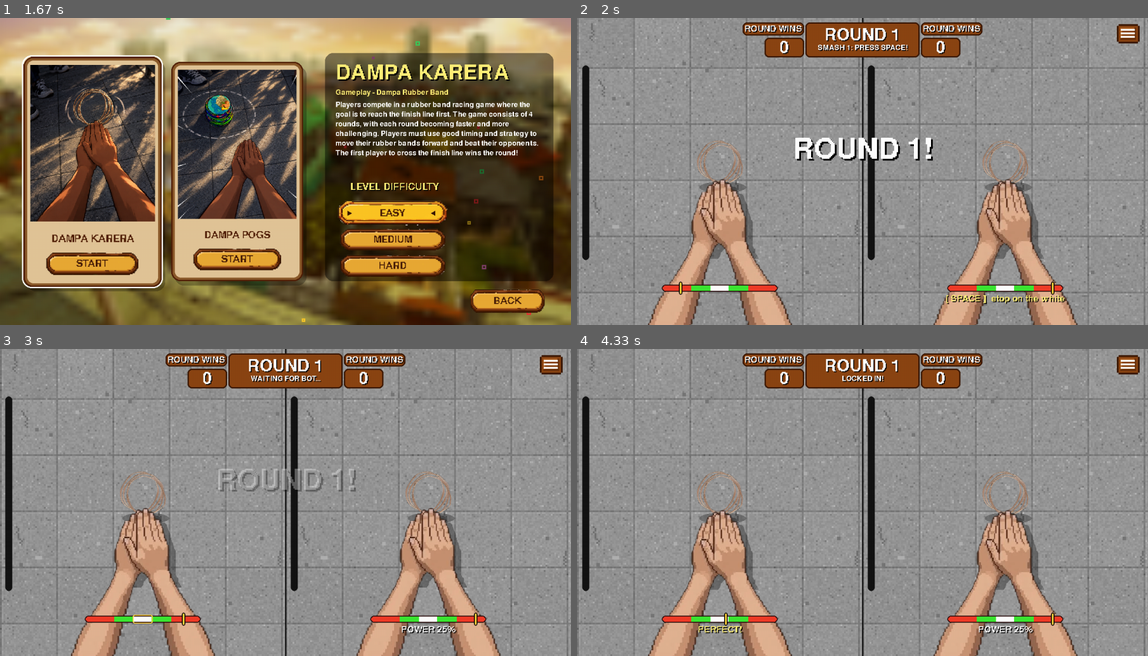
Above: before the commit, frames 1-4 (two rows, left to right).
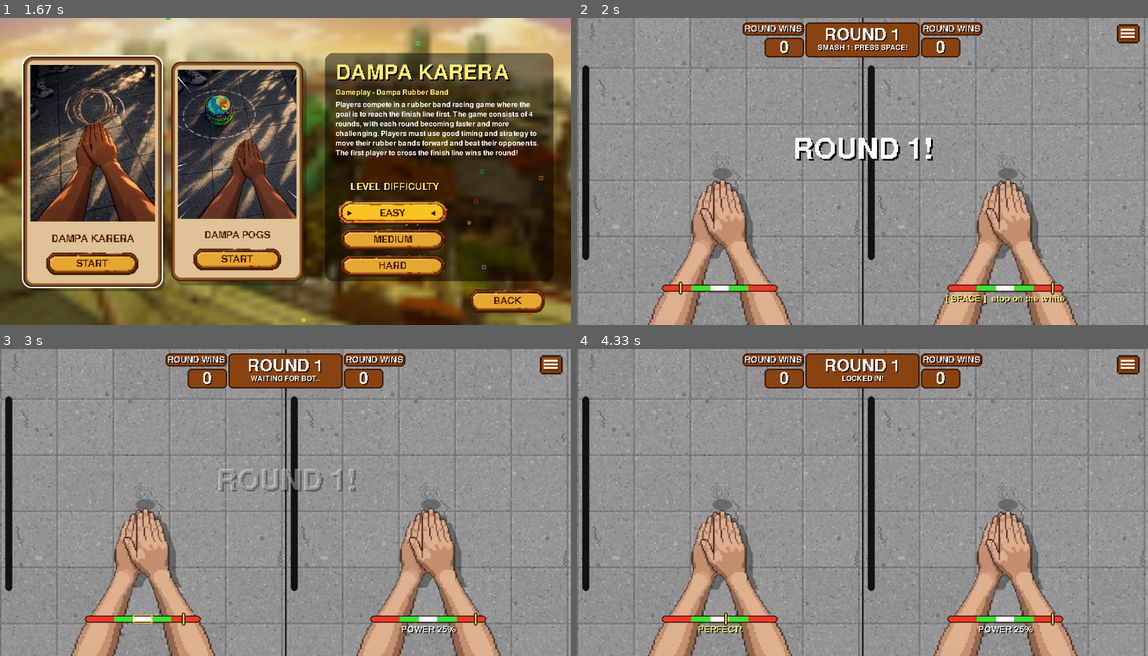
Above: after the commit, the same moments.

Repository: MargelFernandezR/dampa
Game: pygame game, started from Main.py
The game is run twice, just before and just after one commit, with the same random seed, the same clock (stepped at 60 frames per second) and the same inputs.
Inputs (mouse positions are in pixels of both pictures, inside the frame that each line leads up to):
- Up to frame 1 (1.67 s): click (285, 171) at 0.38 s; click (342, 239) at 0.72 s; click "START" at 1.05 s; click "EASY" at 1.38 s
- Up to frame 2 (2 s): click "START" at 1.72 s
- Up to frame 3 (3 s): tap Space at 2 s; tap Esc at 2.33 s; click "CONTINUE" at 2.72 s
- Up to frame 4 (4.33 s): no input

Frame 1 is identical in both runs. In frame 2, 0.9% of the frame differs, in the area x 21-80%, y 39-57%; in frame 3, 0.8%; in frame 4, 0.9%.

Commit message:
Updated Main.py and Testing.py with BGM fix and UI changes

Diff:
--- a/Main.py
+++ b/Main.py
@@ -245,7 +245,7 @@
     pygame.draw.rect(s, (60, 55, 60), (0, h - 30, w, 30))
     for lx in range(0, w, 16):
         pygame.draw.rect(s, (240, 220, 140), (lx, h - 14, 8, 2))
-    return pygame.transform.scale(s, (WIDTH, HEIGHT))
+    return pygame.transform.scale(s, (WIDTH, HEIGHT)).convert()
 
 
 _bg = load_image("PIXELBGPH.png", alpha=False)
@@ -293,10 +293,14 @@
 
 def make_band_pile(ring):
     """turn ONE rubber band picture into a little pile of bands"""
-    ring = scaled_to_width(ring, 90)
+    # Pinaliit mula 90 papuntang 65
+    ring = scaled_to_width(ring, 30)
+
     if BAND_PILE <= 1:
         return ring
-    pile = pygame.Surface((ring.get_width() + 80, ring.get_height() + 80), pygame.SRCALPHA)
+
+    # Binawasan ang padding mula 80 papuntang 50
+    pile = pygame.Surface((ring.get_width() + 50, ring.get_height() + 50), pygame.SRCALPHA)
     rnd = random.Random(4)
     for i in range(BAND_PILE):
         r = pygame.transform.rotozoom(ring, rnd.randint(-40, 40) + i * 15, 1.0)
@@ -367,7 +371,7 @@
             px += rnd.choice((-1, 0, 1))
             py += 1
     surf = pygame.transform.scale(small, (sw * P, sh * P))
-    return surf.subsurface((0, 0, HALF, h)).copy()
+    return surf.subsurface((0, 0, HALF, h)).copy().convert()
 
 
 def make_hands():
@@ -410,7 +414,9 @@
 HANDS_H = HANDS_TOP_IMG.get_height() + HANDS_ARMS_IMG.get_height()
 HANDS_TOP = HEIGHT + 10 - HANDS_H      # the arms end just below the bottom edge of the screen
 BANDS = make_bands()
-BAND_ICON = scaled_to_width(BANDS, 44)
+
+
+
 BAND_SHADOW = pygame.Surface((BANDS.get_width(), 26), pygame.SRCALPHA)
 pygame.draw.ellipse(BAND_SHADOW, (0, 0, 0, 70), BAND_SHADOW.get_rect())
 SPEED_LINE = pygame.Surface((3, 46), pygame.SRCALPHA)
--- a/Testing.py
+++ b/Testing.py
@@ -24,13 +24,23 @@
 click_sound = pygame.mixer.Sound("button-click.mp3")
 click_sound.set_volume(0.5)
 
-# HOME PAGE BACKGROUND MUSIC
-try:
-    pygame.mixer.music.load("Game_BGM.mp3")
-    pygame.mixer.music.set_volume(0.10)
-    pygame.mixer.music.play(-1)
-except pygame.error as e:
-    print("Could not load background music:", e)
+# BACKGROUND MUSIC SWITCHER
+def play_bgm(track):
+    try:
+        if track == "menu":
+            pygame.mixer.music.load("Game_BGM.mp3")
+        elif track == "karera":
+            pygame.mixer.music.load("GameMode1_BGM.mp3")
+        elif track == "pogs":
+            pygame.mixer.music.load("BGM2.mp3")
+
+        pygame.mixer.music.set_volume(0.10)
+        pygame.mixer.music.play(-1) # -1 means loop forever
+    except pygame.error as e:
+        print(f"Could not load BGM '{track}':", e)
+
+# HOME PAGE BACKGROUND MUSIC (Start with menu music)
+play_bgm("menu")
 WIDTH, HEIGHT = 1300, 700
 HALF = WIDTH // 2
 WIN = pygame.display.set_mode((WIDTH, HEIGHT))
@@ -158,9 +168,12 @@
 
 
 def play(name):
-    s = SOUNDS.get(name)
-    if s:
-        s.play()
+    if name == "click":
+        click_sound.play() # 👈 Gumamit ng button-click.mp3
+    else:
+        s = SOUNDS.get(name)
+        if s:
+            s.play()
 
 
 # =====================================================================
@@ -259,7 +272,7 @@
     pygame.draw.rect(s, (60, 55, 60), (0, h - 30, w, 30))
     for lx in range(0, w, 16):
         pygame.draw.rect(s, (240, 220, 140), (lx, h - 14, 8, 2))
-    return pygame.transform.scale(s, (WIDTH, HEIGHT))
+    return pygame.transform.scale(s, (WIDTH, HEIGHT)).convert()
 
 
 _bg = load_image("PIXELBGPH.png", alpha=False)
@@ -307,10 +320,14 @@
 
 def make_band_pile(ring):
     """turn ONE rubber band picture into a little pile of bands"""
-    ring = scaled_to_width(ring, 90)
+    # Pinaliit mula 90 papuntang 65
+    ring = scaled_to_width(ring, 60)
+
     if BAND_PILE <= 1:
         return ring
-    pile = pygame.Surface((ring.get_width() + 80, ring.get_height() + 80), pygame.SRCALPHA)
+
+    # Binawasan ang padding mula 80 papuntang 50
+    pile = pygame.Surface((ring.get_width() + 50, ring.get_height() + 50), pygame.SRCALPHA)
     rnd = random.Random(4)
     for i in range(BAND_PILE):
         r = pygame.transform.rotozoom(ring, rnd.randint(-40, 40) + i * 15, 1.0)
@@ -381,7 +398,7 @@
             px += rnd.choice((-1, 0, 1))
             py += 1
     surf = pygame.transform.scale(small, (sw * P, sh * P))
-    return surf.subsurface((0, 0, HALF, h)).copy()
+    return surf.subsurface((0, 0, HALF, h)).copy().convert()
 
 
 def make_hands():
@@ -424,7 +441,8 @@
 HANDS_H = HANDS_TOP_IMG.get_height() + HANDS_ARMS_IMG.get_height()
 HANDS_TOP = HEIGHT + 10 - HANDS_H      # the arms end just below the bottom edge of the screen
 BANDS = make_bands()
-BAND_ICON = scaled_to_width(BANDS, 44)
+
+
 BAND_SHADOW = pygame.Surface((BANDS.get_width(), 26), pygame.SRCALPHA)
 pygame.draw.ellipse(BAND_SHADOW, (0, 0, 0, 70), BAND_SHADOW.get_rect())
 SPEED_LINE = pygame.Surface((3, 46), pygame.SRCALPHA)
@@ -2258,60 +2276,77 @@
     else:
         draw_sign(SCORE_PLANK, "SCORE")
 
+
+
+
+
+
     # table area = the paper minus a small margin (and the scroll strip on the right)
-    x0 = t.x + 14
-    uw = t.width - 46
-    c1, c2, c3 = int(uw * 0.21), int(uw * 0.135), int(uw * 0.135)
-    c4 = uw - c1 - c2 - c3
+    x0 = t.x + 20
+    uw = t.width - 50
     xr = x0 + uw
-    col1_x = x0 + c1 // 2
-    col2_x = x0 + c1 + c2 // 2
-    col3_x = x0 + c1 + c2 + c3 // 2
-    col4_x = x0 + c1 + c2 + c3 + c4 // 2
-    v1 = x0 + c1
-    v2 = v1 + c2
-    v3 = v2 + c3
+
+    # 6 columns distribution para sakto sa reference image
+    cw = [int(uw * 0.26), int(uw * 0.08), int(uw * 0.20), int(uw * 0.08), int(uw * 0.20), int(uw * 0.18)]
+    cx = [x0 + sum(cw[:i]) + cw[i] // 2 for i in range(6)]
+    vx = [x0 + sum(cw[:i+1]) for i in range(5)]
 
     # header row (does not scroll)
-    for x, name in ((col1_x, "STREAK"), (col2_x, "BOT"), (col3_x, "YOU"), (col4_x, "GAMEMODES")):
-        text_center(SMALL_FONT, name, BROWN, (x, t.y + HEAD_ROW_H // 2))
+    text_center(SMALL_FONT, "STREAK", BROWN, (cx[0], t.y + HEAD_ROW_H // 2))
+    text_center(SMALL_FONT, "ENEMYMODE", BROWN, ((cx[1] + cx[4]) // 2, t.y + HEAD_ROW_H // 2))
+    # Stacked ang GAME MODES tulad sa picture
+    text_center(DESC_FONT, "GAME", BROWN, (cx[5], t.y + HEAD_ROW_H // 2 - 10))
+    text_center(DESC_FONT, "MODES", BROWN, (cx[5], t.y + HEAD_ROW_H // 2 + 10))
+
+    # Horizontal line under headers
     pygame.draw.line(WIN, LINE_BLUE, (x0, t.y + HEAD_ROW_H), (xr, t.y + HEAD_ROW_H), 2)
 
-    for v in (v1, v2, v3):
-        pygame.draw.line(WIN, LINE_BLUE, (v, t.y + 8), (v, t.y + HEAD_ROW_H), 2)
+    # Vertical lines (drawn once, mula sa ilalim ng title area hanggang ibaba)
+    for v in vx:
+        pygame.draw.line(WIN, LINE_BLUE, (v, t.y + 12), (v, t.bottom - 12), 2)
 
     # scrollable rows
-    clip_rect = pygame.Rect(x0, t.y + HEAD_ROW_H, uw + 2, t.height - HEAD_ROW_H)
+    clip_rect = pygame.Rect(x0, t.y + HEAD_ROW_H + 1, uw + 2, t.height - HEAD_ROW_H - 14)
     old_clip = WIN.get_clip()
     WIN.set_clip(clip_rect)
 
     for i, row in enumerate(SCORES[:MAX_ROWS]):
-        result, bot, player, mode = row
+        if len(row) == 4:
+            result, bot, player, mode = row
+        else:
+            result, bot, player, mode = "tie", 0, 0, "GOMA"
+
         cy = t.y + HEAD_ROW_H + i * ROW_H + ROW_H // 2 - scroll_offset
+        line_y = t.y + HEAD_ROW_H + (i + 1) * ROW_H - scroll_offset
+
+        # Draw horizontal lines in between rows (pumapasok ito sa clip area kapag nag-scroll)
+        pygame.draw.line(WIN, LINE_BLUE, (x0, line_y), (xr, line_y), 2)
+
         if cy < t.y + HEAD_ROW_H - ROW_H or cy > t.bottom + ROW_H:
             continue
-        color = (30, 160, 40) if result == "win" else (230, 40, 40) if result == "defeat" else BROWN
-        text_center(MID_FONT, result, color, (col1_x, cy))
-        text_center(MID_FONT, str(bot), BROWN, (col2_x, cy))
-        text_center(MID_FONT, str(player), BROWN, (col3_x, cy))
-        text_center(SMALL_FONT, mode, BROWN, (col4_x, cy))
-
-    for i in range(MAX_ROWS):
-        y = t.y + HEAD_ROW_H + (i + 1) * ROW_H - scroll_offset
-        if t.y + HEAD_ROW_H < y < t.bottom:
-            pygame.draw.line(WIN, LINE_BLUE, (x0, y), (xr, y), 2)
-    for v in (v1, v2, v3):
-        pygame.draw.line(WIN, LINE_BLUE, (v, t.y + HEAD_ROW_H), (v, t.bottom - 10), 2)
-
+
+        res_upper = str(result).upper()
+        if "WIN" in res_upper:
+            color = (0, 160, 40)   # Green for WIN
+        elif "DEFEAT" in res_upper:
+            color = (230, 40, 40)  # Red for DEFEAT
+        else:
+            color = BROWN          # Brown for TIE
+
+        short_mode = "GOMA" if "KARERA" in str(mode).upper() else "POGS"
+
+        # Mga text sa loob ng bawat row na naka-center sa saktong columns
+        text_center(SMALL_FONT, res_upper, color, (cx[0], cy))
+        text_center(SMALL_FONT, str(bot), BROWN, (cx[1], cy))
+        text_center(SMALL_FONT, "BOT", BROWN, (cx[2], cy))
+        text_center(SMALL_FONT, str(player), BROWN, (cx[3], cy))
+        text_center(SMALL_FONT, "PLAYER", BROWN, (cx[4], cy))
+        text_center(SMALL_FONT, short_mode, BROWN, (cx[5], cy))
+
+    WIN.set_clip(old_clip)
+
+    content_h = len(SCORES[:MAX_ROWS]) * ROW_H
     view_h = t.height - HEAD_ROW_H
-    content_h = len(SCORES[:MAX_ROWS]) * ROW_H
-    if content_h > view_h:
-        track = pygame.Rect(t.right - 18, t.y + HEAD_ROW_H + 4, 5, view_h - 8)
-        pygame.draw.rect(WIN, (214, 160, 148), track, border_radius=3)
-        th = max(24, int(track.height * view_h / content_h))
-        ty = track.y + int((track.height - th) * scroll_offset / max(1, content_h - view_h))
-        pygame.draw.rect(WIN, (86, 36, 30), (track.x, ty, track.width, th), border_radius=3)
-    WIN.set_clip(old_clip)
 
     if content_h > view_h:
         text_center(DESC_FONT, "scroll with your mouse wheel", TEXT_COLOR,
@@ -2627,6 +2662,7 @@
                         snapshot = blur_surface(WIN)          # blurred copy of the game you were playing
                     elif game.handle_event(event) == "menu":
                         screen = "menu"
+                        play_bgm("menu")
                     continue
 
                 # paused: CONTINUE / SCORE / MENU / EXIT
@@ -2651,6 +2687,7 @@
                                 elif name == "MENU":
                                     paused = False
                                     screen = "menu"
+                                    play_bgm("menu")
                                 elif name == "EXIT":
                                     pause_view = "exit"
                                 break
@@ -2716,6 +2753,10 @@
                                 game = Game() if key == "karera" else PogsGame(add_result)
                                 paused = False
                                 screen = "game"
+                                if key == "karera":
+                                    play_bgm("karera")
+                                else:
+                                    play_bgm("pogs")
                             else:
                                 play("miss")
                                 set_notice("PICK A LEVEL FIRST!")
